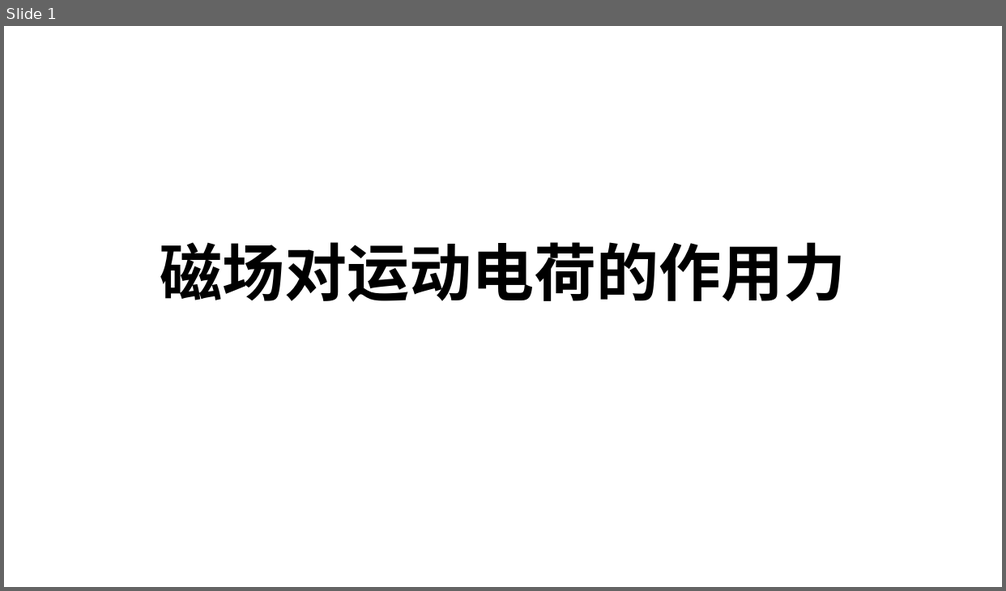
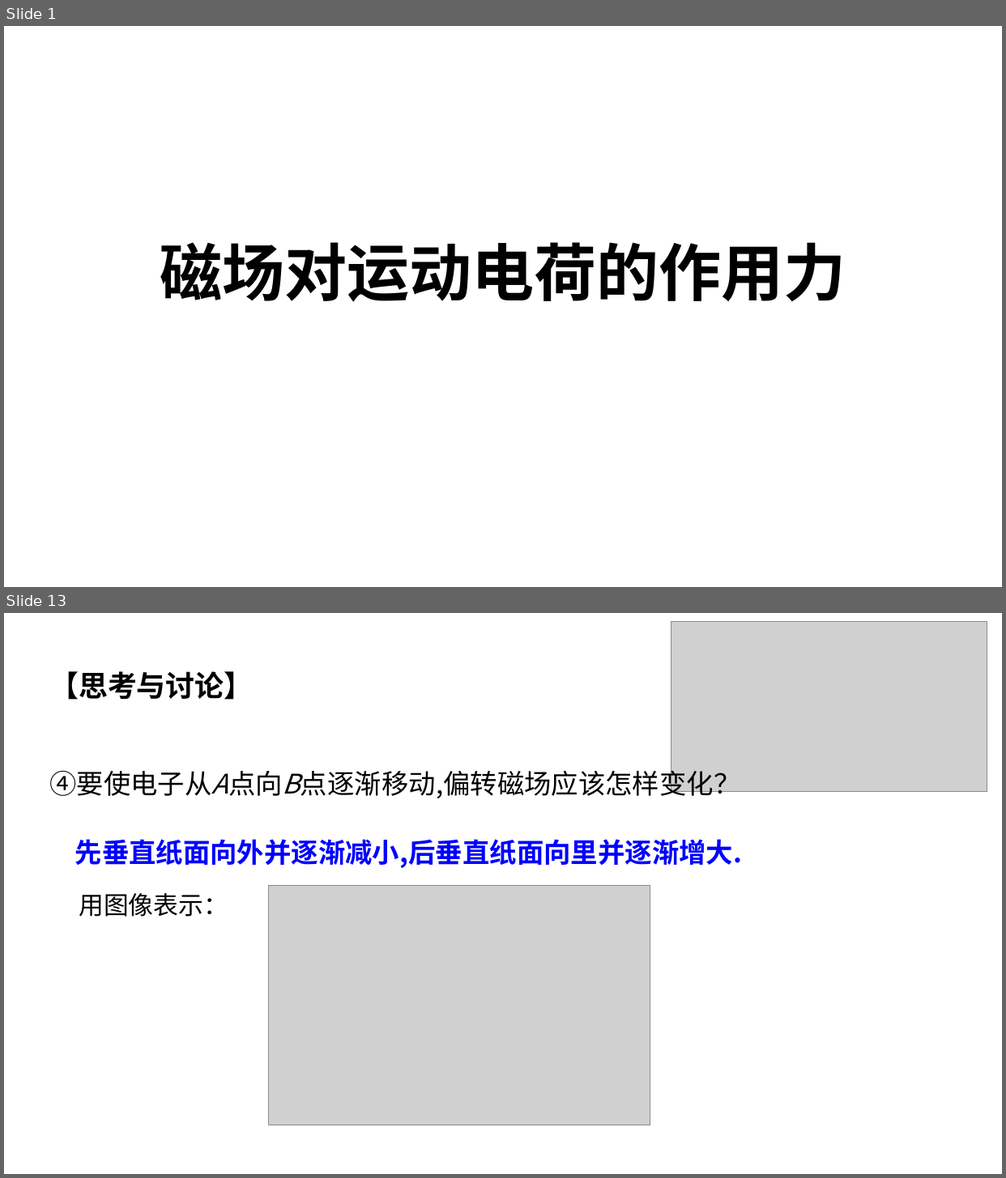
Before and after one commit to broshu/lab, a slide deck: ppt/磁场对运动电荷的作用力.pptx. Shown one above the other, each under a label of ours: slide 1 before the commit, slides 1 and 13 after it; the slides between them are not shown. The pictures are 1006x591 and 1006x1178 pixels, drawn with LibreOffice and Linux fonts; fonts in the diff are those of the drawing; grey boxes stand for pictures. Boxes give left, top, right and bottom in pixels: in the first picture for what was removed or moved away, otherwise in the second. Text is boxed around its words. In the diff, an @@ line names an element or a change of style, - is before the commit and + after.

```diff
--- a/ppt/磁场对运动电荷的作用力.pptx
+++ b/ppt/磁场对运动电荷的作用力.pptx
@@ slide 13 added at box(4, 613, 1002, 1174), background #FFFFFF @@
@@ picture added at box(671, 621, 987, 791) @@
@@ text added at box(49, 671, 741, 798), 26 pt, text #000000 @@
+【思考与讨论】
+④要使电子从A点向B点逐渐移动,偏转磁场应该怎样变化？
@@ text added at box(75, 839, 743, 868), 26 pt, text #0000FF, bold @@
+先垂直纸面向外并逐渐减小,后垂直纸面向里并逐渐增大.
@@ text added at box(79, 893, 228, 917), 24 pt, text #000000 @@
+用图像表示：
@@ picture added at box(268, 886, 650, 1126) @@
```
Also in this commit, not shown: 11 other slides added.
